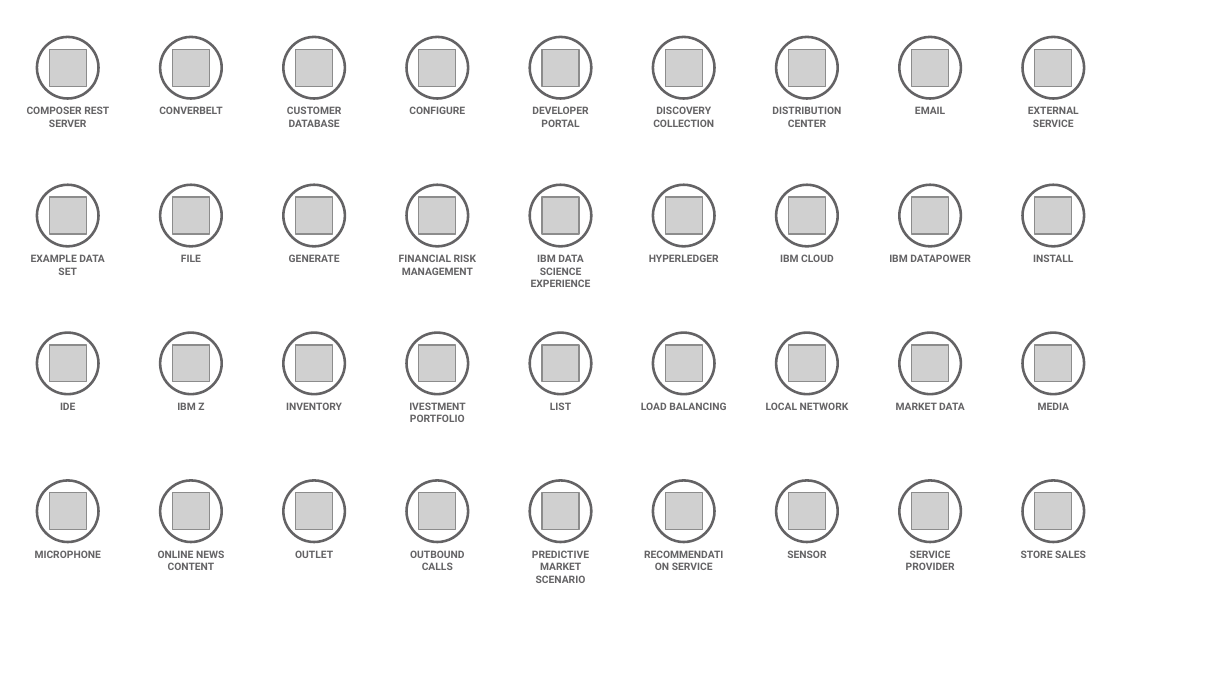
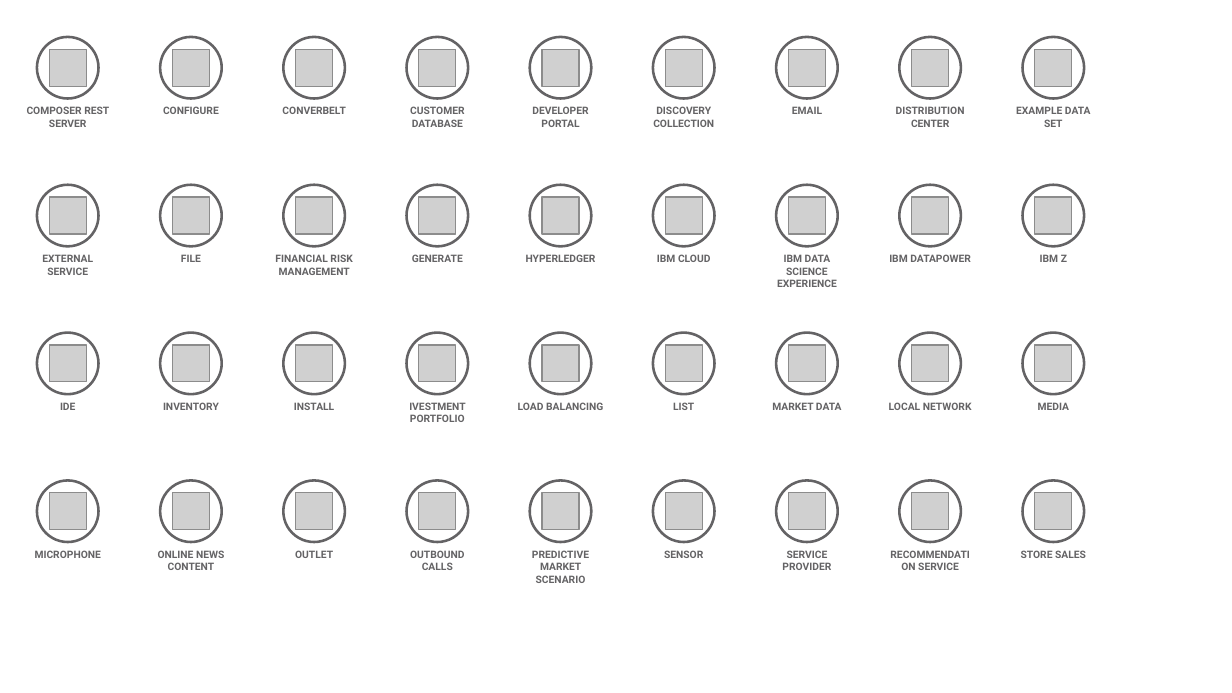
Before and after one commit to l2fprod/myarchitecture, a slide deck: slide 11 of mycatalog-architecture-diagram-template.pptx. Drawn at 1232x693 pixels with LibreOffice and Linux fonts; fonts in the diff are those of the drawing; grey boxes stand for pictures. Boxes give left, top, right and bottom in pixels: in the first picture for what was removed or moved away, otherwise in the second. Text is boxed around its words. In the diff, an @@ line names an element or a change of style, - is before the commit and + after.

```diff
--- a/mycatalog-architecture-diagram-template.pptx
+++ b/mycatalog-architecture-diagram-template.pptx
@@ text "CONFIGURE": place and size @@
-text "CONFIGURE" at bbox=[409, 106, 465, 114]
+text "CONFIGURE" at bbox=[163, 106, 219, 114]
@@ text at bbox=[1016, 106, 1091, 127]: text changed @@
-EXTERNAL SERVICE
+EXAMPLE DATA SET
@@ text at bbox=[42, 254, 93, 275]: text changed @@
-EXAMPLE DATA SET
+EXTERNAL SERVICE
@@ text "IBM DATA SCIENCE EXPERIENCE": place and size @@
-text "IBM DATA SCIENCE EXPERIENCE" at bbox=[531, 254, 591, 287]
+text "IBM DATA SCIENCE EXPERIENCE" at bbox=[777, 254, 837, 287]
@@ text at bbox=[1040, 254, 1067, 262]: text changed @@
-INSTALL
+IBM Z
@@ text removed at bbox=[177, 402, 204, 410] @@
-IBM Z
@@ text added at bbox=[294, 402, 334, 410], 6 pt, text #646365, bold @@
+INSTALL
@@ 6 texts: place and size @@
-6 texts at bbox=[159, 106, 849, 410]
+6 texts at bbox=[282, 106, 972, 410]
@@ 8 texts: place and size @@
-8 texts at bbox=[286, 106, 965, 558]
+8 texts at bbox=[163, 106, 842, 558]
@@ text at bbox=[782, 550, 831, 570]: text changed @@
-RECOMMENDATION SERVICE
+SERVICE PROVIDER
@@ text at bbox=[918, 562, 959, 570]: text changed @@
-SERVICE PROVIDER
+RECOMMENDATION SERVICE
```
Also in this commit, not shown: 11 other slides changed.
